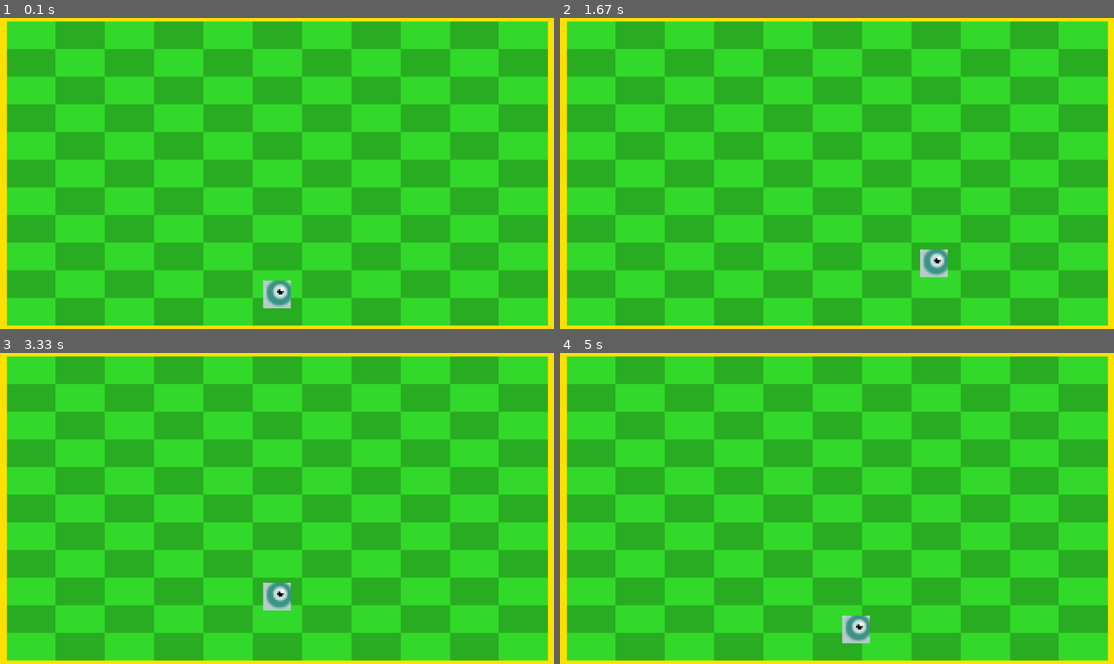
Above: before the commit, frames 1-4 (two rows, left to right).
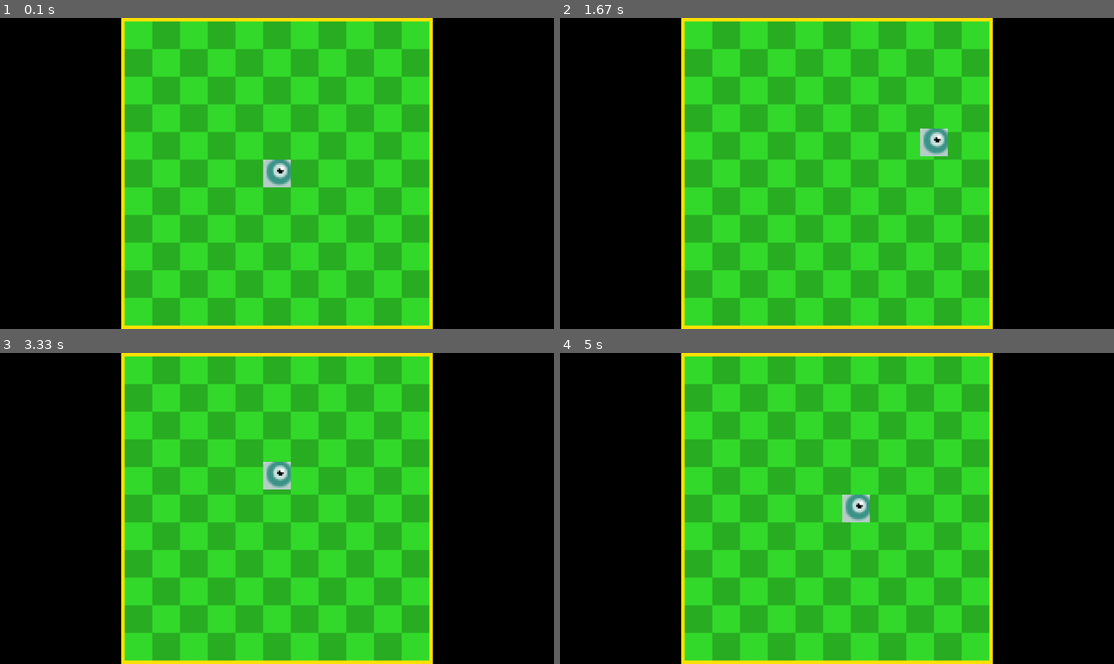
Above: after the commit, the same moments.

Repository: LZX1000/College-I
Game: pygame game, started from Snake2.py
Same seed, same stepped clock (60 frames per second), same inputs: the game is played once before the commit and once after it.
Inputs:
- Up to frame 1 (0.1 s): no input
- Up to frame 2 (1.67 s): hold Right 0.33-0.8 s; hold Up 0.83-1.13 s; hold Right 1.17-1.63 s
- Up to frame 3 (3.33 s): hold Left 1.67-2.2 s; hold Down 2.23-2.53 s; hold Left 2.57-2.97 s; hold Up from 3 s (still down)
- Up to frame 4 (5 s): release Up at 3.37 s; hold Right 3.4-4.03 s; hold Down 4.07-4.43 s; hold Left 4.47-4.93 s; hold Right from 4.97 s (still down)

The runs differ from the first frame. In frame 1, 67% of the frame differs, in the area x 0-100%, y 0-100%; in frame 2, 67%; in frame 3, 67%; in frame 4, 67%.

Commit message:
partial commit

Diff:
--- a/Snake2.py
+++ b/Snake2.py
@@ -5,24 +5,6 @@
     # Initialize
     pygame.init()
     clock = pygame.time.Clock()
-
-    # Display
-    ## Resolutions
-    internal_width = 640
-    internal_height = 360
-    screen_size = (1920, 1080)
-    pixelation_factor = 2
-    ## Surfaces
-    internal_surface = pygame.Surface((internal_width, internal_height)) # For rendering
-    screen = pygame.display.set_mode(screen_size, pygame.FULLSCREEN)
-    ## Background
-    background = pygame.image.load(f"assets/SnakeBackground1.png")
-    background = pygame.transform.scale(background, (internal_width, internal_height))
-
-    # Player Settings
-    movement_speed = 120
-    normal_movement_speed = movement_speed
-    player_pos = pygame.Vector2(internal_width // 2, internal_width // 2)
 
     pygame.display.set_caption("Snake")
 
@@ -44,6 +26,43 @@
         def update(self, display_surface, pos):
             display_surface.blit(self.image, self.rect.topleft)
             self.rect.center = pos
+
+    class GameBackground(pygame.sprite.Sprite):
+        def __init__(self, pos, size=None):
+            super().__init__()
+            self.source_image = pygame.image.load(f"assets/SnakeBackground1.png")
+
+            original_size = self.source_image.get_size()
+            if size is None:
+                size = (
+                    original_size[0] * pixelation_factor,
+                    original_size[1] * pixelation_factor
+                )
+            self.image = pygame.transform.scale(self.source_image, size)
+            self.rect = self.image.get_rect(center=pos)
+            self.size = size
+
+        def update(self, display_surface, pos):
+            display_surface.blit(self.image, self.rect.topleft)
+            self.rect.center = pos
+
+    # Display
+    ## Resolutions
+    internal_width = 640
+    internal_height = 360
+    screen_size = (1920, 1080)
+    pixelation_factor = 2
+    ## Surfaces
+    internal_surface = pygame.Surface((internal_width, internal_height)) # For rendering
+    screen = pygame.display.set_mode(screen_size, pygame.FULLSCREEN)
+    ## Background
+    background_pos = pygame.Vector2(internal_width // 2, internal_height // 2)
+    background = GameBackground(background_pos)
+
+    # Player Settings
+    movement_speed = 120
+    normal_movement_speed = movement_speed
+    player_pos = pygame.Vector2((internal_width // 2), (internal_height // 2))
 
     player = GamePlayer(player_pos)
     running = True
@@ -93,7 +112,8 @@
         player_pos.y = max(0, min(internal_height, player_pos.y))
 
         # Render in 640x360
-        internal_surface.blit(background, (0, 0))
+        internal_surface.fill((0, 0, 0)) # Sub-background
+        background.update(internal_surface, background_pos)
         player.update(internal_surface, player_pos)
 
         # Upscale to 1920x1080
